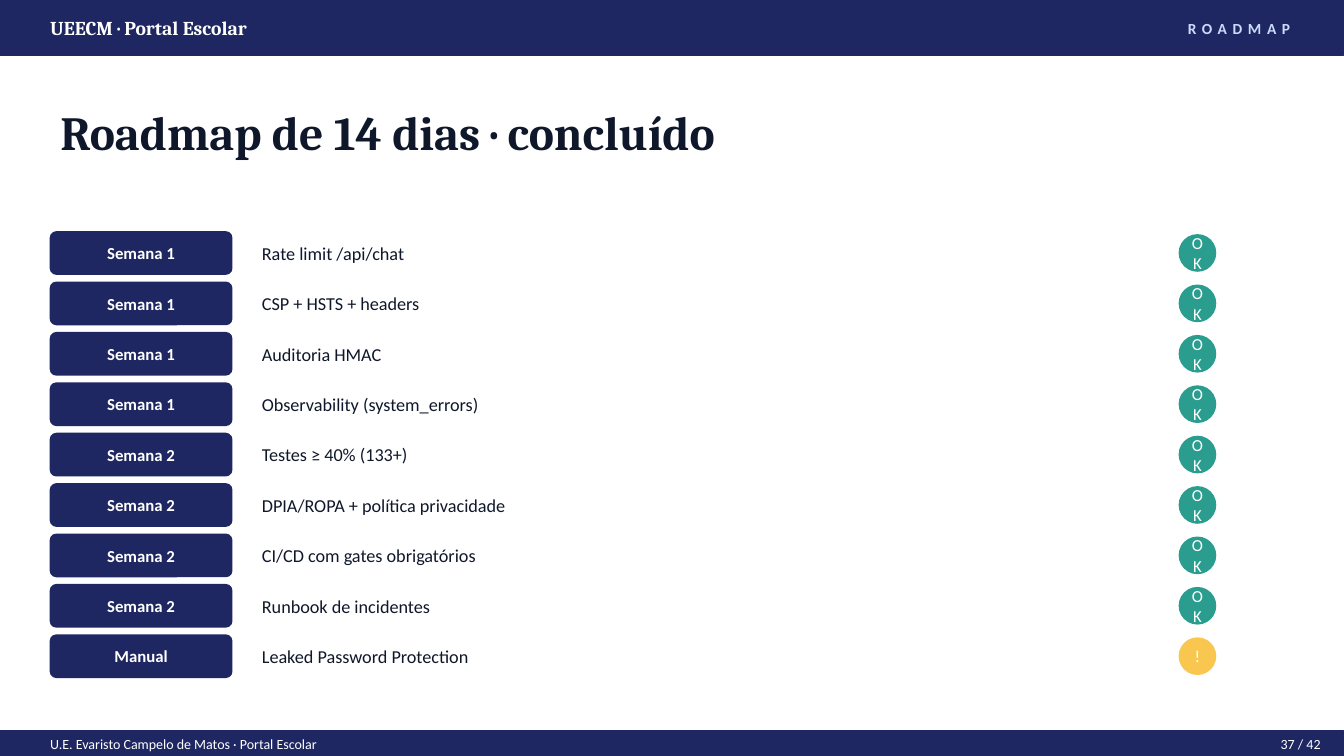
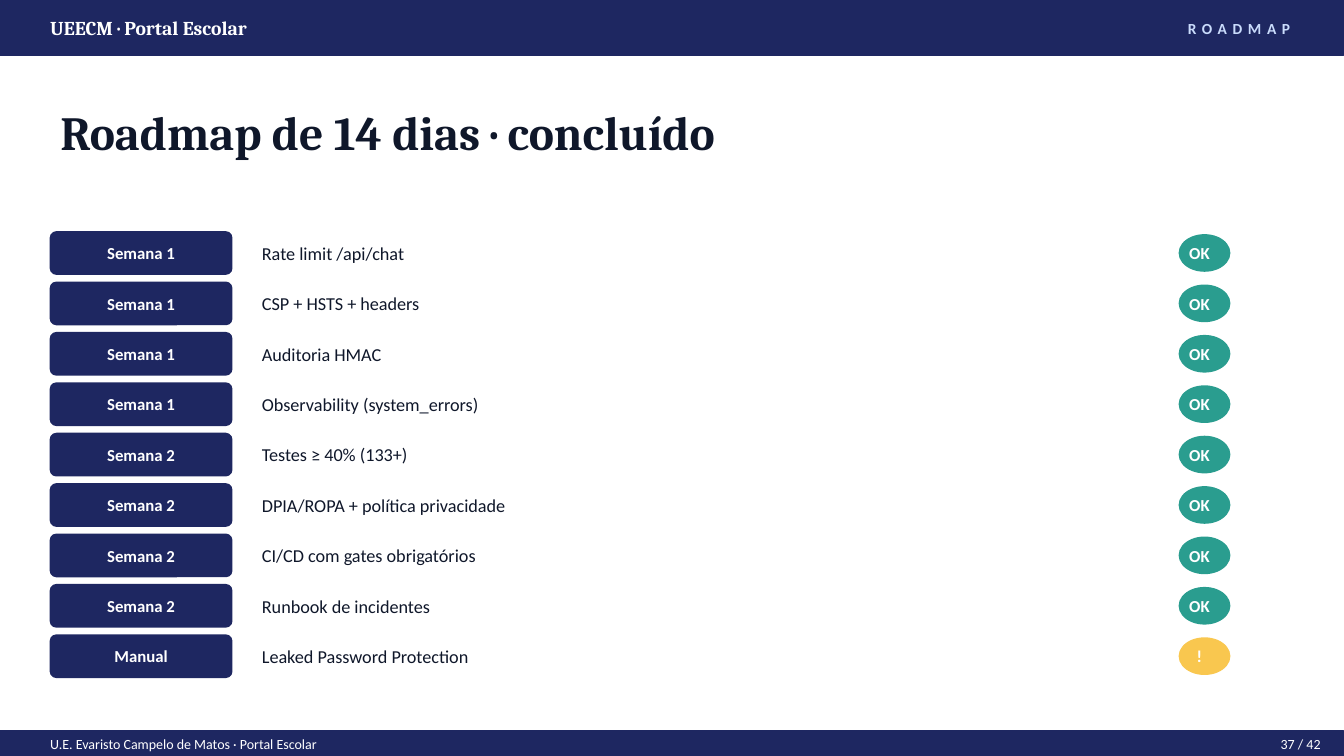
Before and after one commit to coord-gest/ueecm-edicao, a slide deck: slide 37 of docs/relatorios/Apresentacao_Sistema_UEECM_v2.pptx. Drawn at 1344x756 pixels with LibreOffice and Linux fonts; fonts in the diff are those of the drawing. Boxes give left, top, right and bottom in pixels: in the first picture for what was removed or moved away, otherwise in the second. Text is boxed around its words. In the diff, an @@ line names an element or a change of style, - is before the commit and + after.

```diff
--- a/docs/relatorios/Apresentacao_Sistema_UEECM_v2.pptx
+++ b/docs/relatorios/Apresentacao_Sistema_UEECM_v2.pptx
@@ ellipse: place and size @@
-ellipse at bbox=[1180, 235, 1216, 271]
+ellipse at bbox=[1180, 235, 1230, 271]
@@ ellipse: place and size @@
-ellipse at bbox=[1180, 285, 1216, 322]
+ellipse at bbox=[1180, 285, 1230, 322]
@@ ellipse: place and size @@
-ellipse at bbox=[1180, 336, 1216, 372]
+ellipse at bbox=[1180, 336, 1230, 372]
@@ ellipse: place and size @@
-ellipse at bbox=[1180, 386, 1216, 422]
+ellipse at bbox=[1180, 386, 1230, 422]
@@ ellipse: place and size @@
-ellipse at bbox=[1180, 437, 1216, 473]
+ellipse at bbox=[1180, 437, 1230, 473]
@@ ellipse: place and size @@
-ellipse at bbox=[1180, 487, 1216, 523]
+ellipse at bbox=[1180, 487, 1230, 523]
@@ ellipse: place and size @@
-ellipse at bbox=[1180, 537, 1216, 574]
+ellipse at bbox=[1180, 537, 1230, 574]
@@ ellipse: place and size @@
-ellipse at bbox=[1180, 588, 1216, 624]
+ellipse at bbox=[1180, 588, 1230, 624]
@@ bold on in 9 elements at bbox=[1189, 248, 1210, 259], bbox=[1189, 299, 1210, 310], bbox=[1189, 349, 1210, 360], bbox=[1189, 399, 1210, 410], bbox=[1189, 450, 1210, 461], bbox=[1189, 500, 1210, 511], bbox=[1189, 551, 1210, 562], bbox=[1189, 601, 1210, 612], bbox=[1175, 638, 1225, 675] @@
@@ ellipse: place and size @@
-ellipse at bbox=[1180, 638, 1216, 675]
+ellipse at bbox=[1180, 638, 1230, 675]
```
